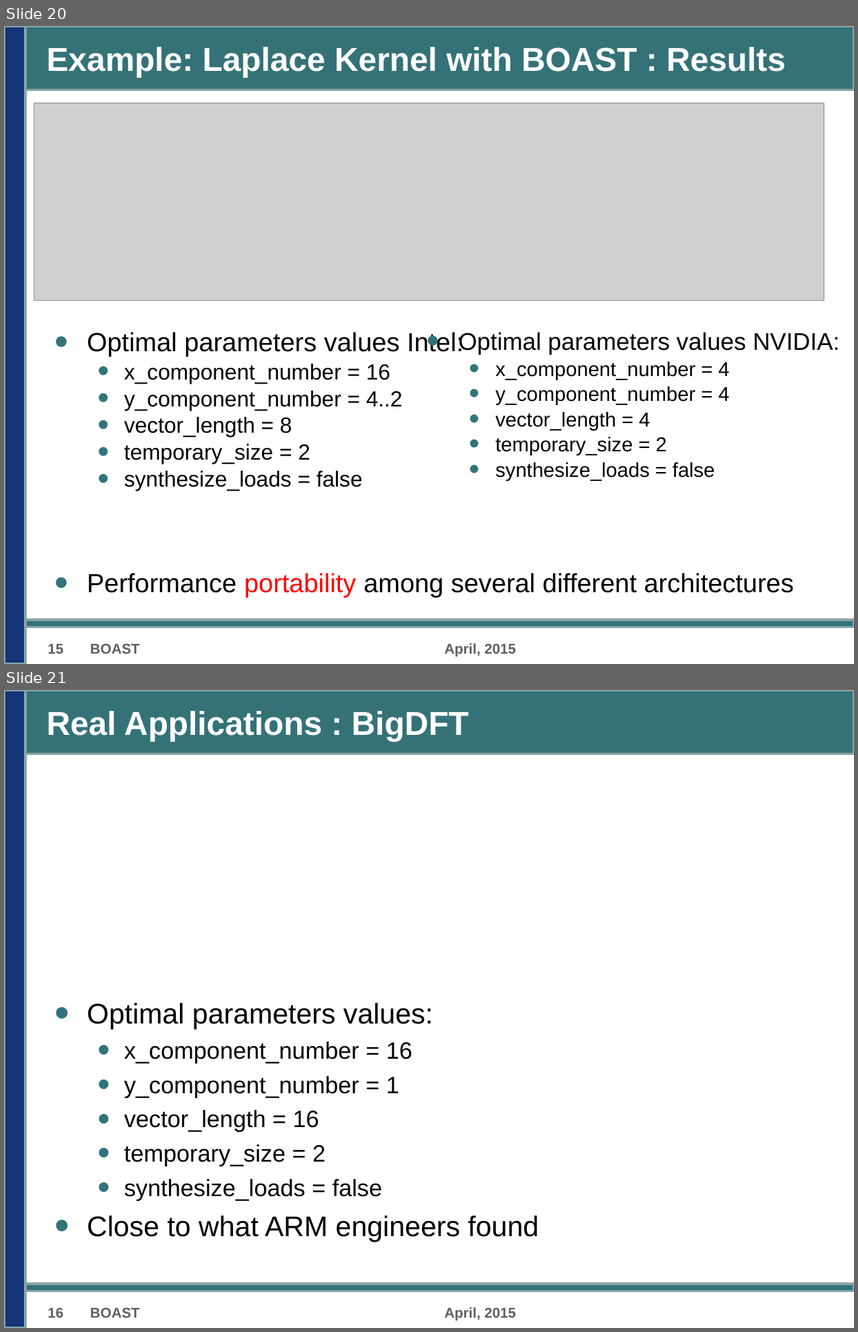
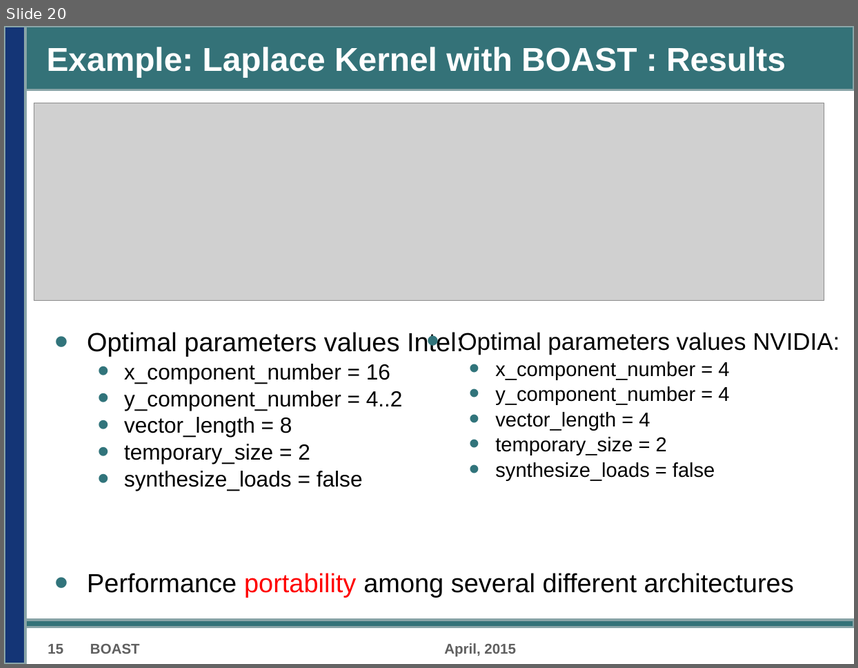
Before and after one commit to Nanosim-LIG/boast-lig, a slide deck: Paper/D5.5/D5.5.odp. Shown one above the other, each under a label of ours: slides 20 and 21 before the commit, slide 20 after it. The pictures are 858x1332 and 858x668 pixels, drawn with LibreOffice and Linux fonts; fonts in the diff are those of the drawing; grey boxes stand for pictures; background and template pictures are left out. Boxes give left, top, right and bottom in pixels: in the first picture for what was removed or moved away, otherwise in the second. Text is boxed around its words. In the diff, an @@ line names an element or a change of style, - is before the commit and + after.

```diff
--- a/Paper/D5.5/D5.5.odp
+++ b/Paper/D5.5/D5.5.odp
@@ slide 21 removed at (4,690,854,1328), background #FFFFFF; not listed: 3 template elements that a slide beside it also shows @@
@@ title removed at (47,711,469,741) @@
-Real Applications : BigDFT
@@ text removed at (87,1003,539,1241) @@
-• Optimal parameters values:
-  • x_component_number = 16
-  • y_component_number = 1
-  • vector_length = 16
-  • temporary_size = 2
-  • synthesize_loads = false
-• Close to what ARM engineers found
@@ text removed at (47,1307,63,1317) @@
-16
@@ text removed at (90,1307,140,1317) @@
-BOAST
@@ text removed at (444,1307,516,1321) @@
-April, 2015
```
Also in this commit, not shown: 2 slides added.
